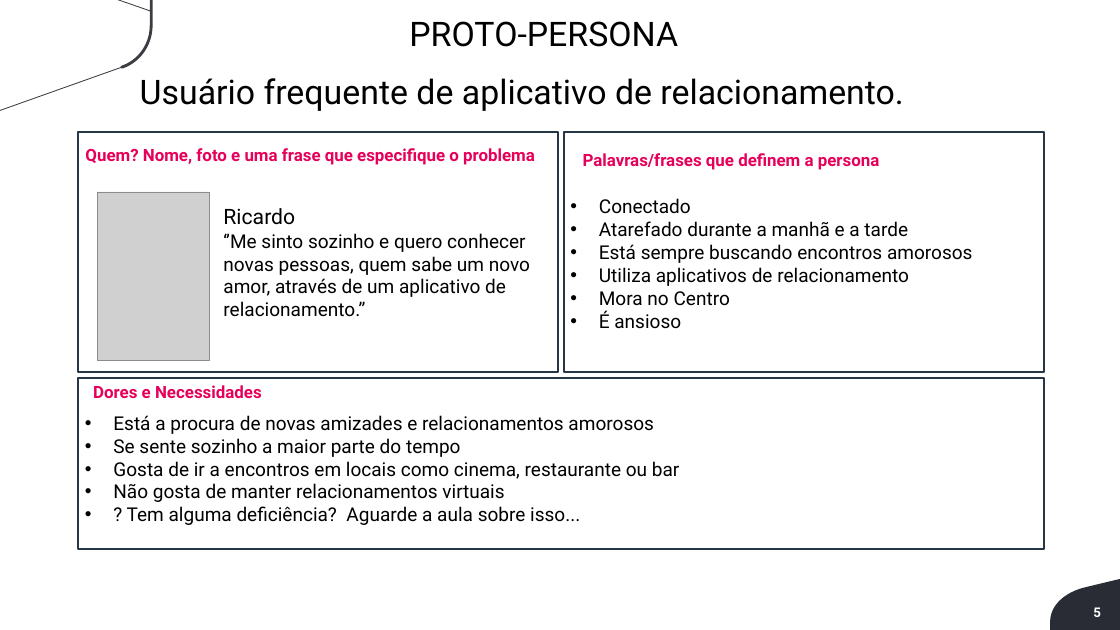
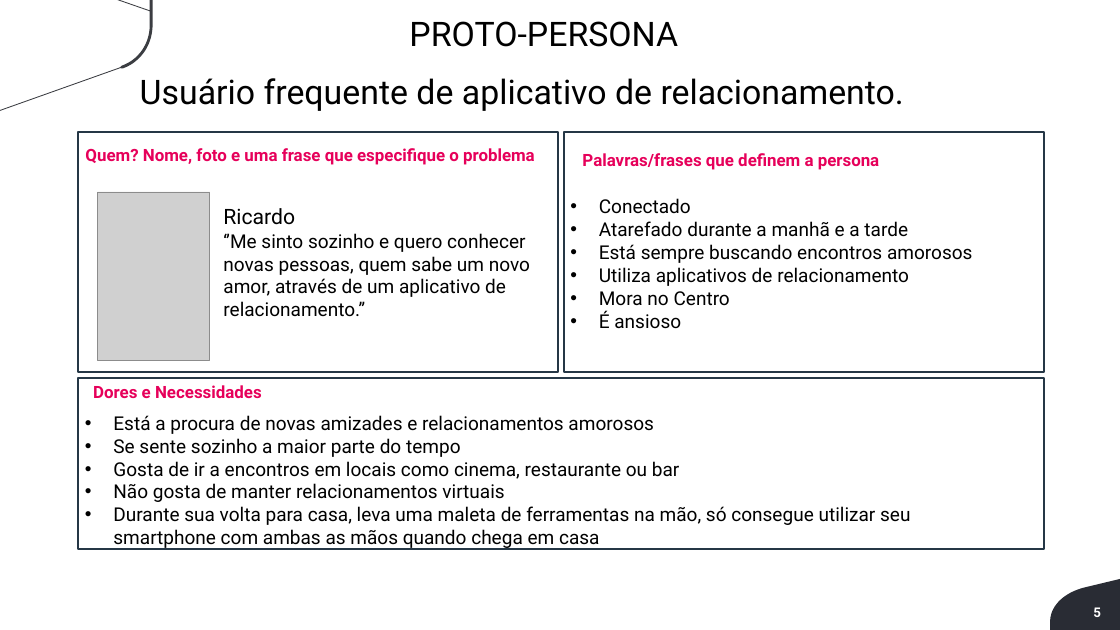
Before and after one commit to fekling/Knowu-Grupo5, a slide deck: slide 5 of Documentação/Sprint 1 - Entregavel do Projeto - v2 - Aluno-1.pptx. Drawn at 1120x630 pixels with LibreOffice and Linux fonts; fonts in the diff are those of the drawing; grey boxes stand for pictures; background and template pictures are left out. Boxes give left, top, right and bottom in pixels: in the first picture for what was removed or moved away, otherwise in the second. Text is boxed around its words. In the diff, an @@ line names an element or a change of style, - is before the commit and + after.

```diff
--- a/Documentação/Sprint 1 - Entregavel do Projeto - v2 - Aluno-1.pptx
+++ b/Documentação/Sprint 1 - Entregavel do Projeto - v2 - Aluno-1.pptx
@@ freeform shape at [0,0,152,111]: outline redrawn @@
@@ text at [113,506,910,550]: text changed @@
-• ? Tem alguma deficiência? Aguarde a aula sobre isso...
+• Durante sua volta para casa, leva uma maleta de ferramentas na mão, só consegue utilizar seu smartphone com ambas as mãos quando chega em casa
```
Also in this commit, not shown: 11 other slides changed, 1 slide removed, 2 other files.
